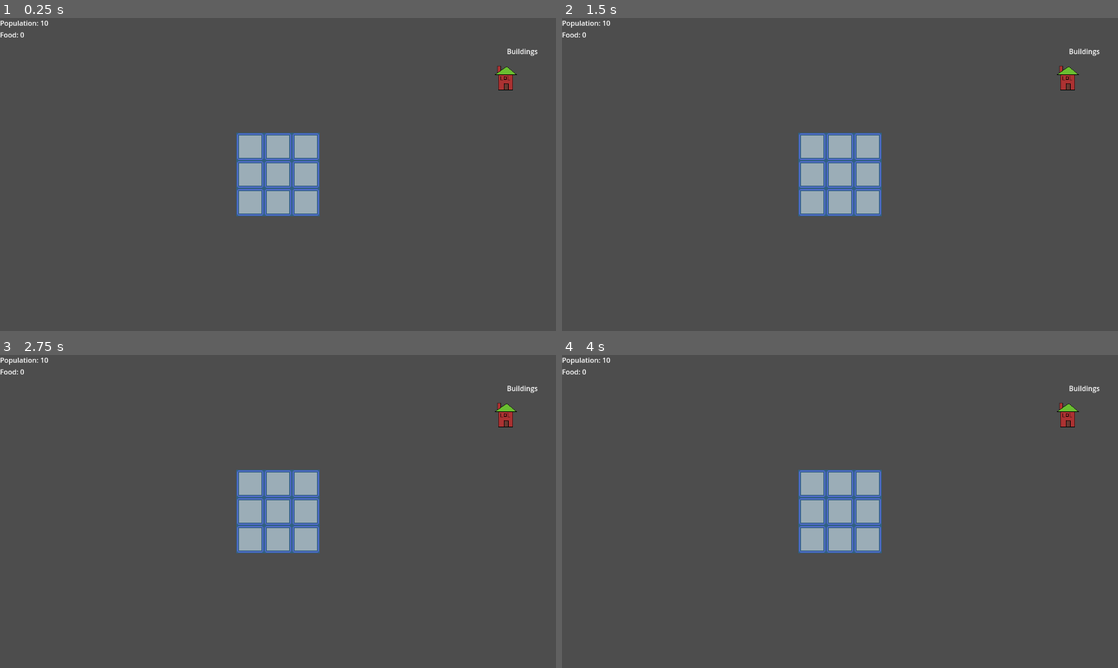
Above: before the commit, frames 1-4 (two rows, left to right).
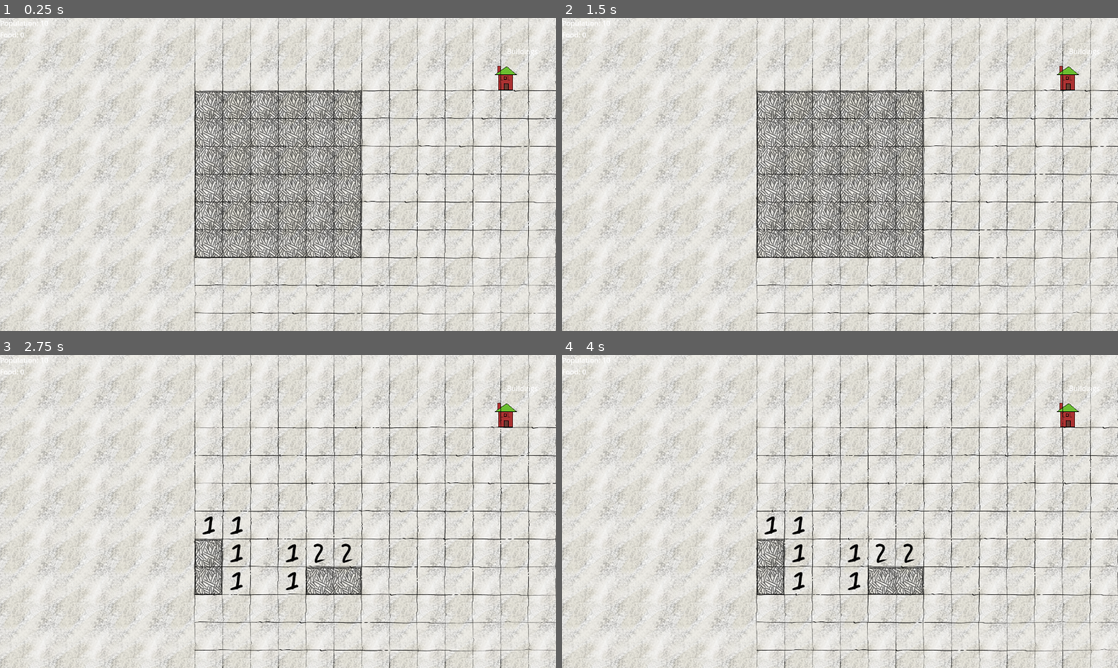
Above: after the commit, the same moments.

Repository: e-lain/MinesweeperDwarves
Game: Godot game, scene res://Main.tscn
Two runs of this game, one before a commit and one after it. Both use one fixed random seed, a clock stepped at 60 frames per second and the inputs below.
Inputs (mouse positions are in pixels of both pictures, inside the frame that each line leads up to):
- Up to frame 1 (0.25 s): no input
- Up to frame 2 (1.5 s): move the mouse to (962, 158) at 0.52 s; press the mouse at (962, 158) at 0.53 s; right-click (962, 158) at 0.8 s; move the mouse to (728, 190) at 1.27 s; release the mouse at (728, 190) at 1.28 s; right-click (728, 190) at 1.35 s
- Up to frame 3 (2.75 s): click (166, 527) at 1.55 s; move the mouse to (333, 442) at 2.02 s; press the mouse at (333, 442) at 2.03 s; right-click (333, 442) at 2.3 s
- Up to frame 4 (4 s): move the mouse to (812, 574) at 2.77 s; release the mouse at (812, 574) at 2.78 s; right-click (812, 574) at 2.85 s; click (812, 574) at 3.05 s; move the mouse to (1006, 558) at 3.52 s; press the mouse at (1006, 558) at 3.53 s; right-click (1006, 558) at 3.8 s

The runs differ from the first frame. In frame 1, 97% of the frame differs, in the area x 0-100%, y 0-100%; in frame 2, 97%; in frame 3, 99%; in frame 4, 99%.

Commit message:
Use new art in minesweeper gameplay

Diff:
--- a/ArtTest/ArtTest.gd
+++ b/ArtTest/ArtTest.gd
@@ -1,7 +1,6 @@
 extends Node2D
 
 @export var grid_line_prefab: PackedScene = preload("res://ArtTest/GridLine.tscn")
-
 @onready var tilemap: TileMap = $WallTileMap
 
 # Called when the node enters the scene tree for the first time.
@@ -22,9 +21,9 @@
 
 		instance.material.set_shader_parameter("speed", randf_range(0.01, 0.03) * (-1.0 if i % 2 == 0 else 1.0))
 
-	update_shhadows()
+	update_shadows()
 
-func update_shhadows():
+func update_shadows():
 	var used_cells = tilemap.get_used_cells(0)
 	var occupied_tiles = {}
 
--- a/ArtTest/ArtTest.tscn
+++ b/ArtTest/ArtTest.tscn
@@ -1,9 +1,14 @@
-[gd_scene load_steps=5 format=3 uid="uid://dblj6uqwhowfa"]
+[gd_scene load_steps=10 format=3 uid="uid://dblj6uqwhowfa"]
 
 [ext_resource type="Script" path="res://ArtTest/ArtTest.gd" id="1_5g2dc"]
 [ext_resource type="Texture2D" uid="uid://dnsxe5dsaswqg" path="res://Assets/walltiles/newrockbg.png" id="2_xfd4w"]
 [ext_resource type="TileSet" uid="uid://dk354anap47kc" path="res://Assets/walltiles/tileset_walltiles.tres" id="3_6xcy0"]
 [ext_resource type="Texture2D" uid="uid://bdvgerrn8866d" path="res://Assets/Mine.png" id="4_fiqkq"]
+[ext_resource type="Texture2D" uid="uid://cq1p5ky2322w8" path="res://Assets/Buildings/StairsDown.png" id="5_6nu85"]
+[ext_resource type="Texture2D" uid="uid://cfn88x8dv058h" path="res://Assets/Buildings/StairsUp.png" id="6_vveef"]
+[ext_resource type="Texture2D" uid="uid://xboh6tjk056u" path="res://Assets/Buildings/mushroom.png" id="7_lfe8o"]
+[ext_resource type="Texture2D" uid="uid://y0u63ty82mt5" path="res://Assets/Buildings/crystal2.png" id="8_e7ycp"]
+[ext_resource type="Texture2D" uid="uid://btajej43cp77b" path="res://Assets/Buildings/Crystal1.png" id="9_tglb2"]
 
 [node name="ArtTest" type="Node2D"]
 script = ExtResource("1_5g2dc")
@@ -41,7 +46,28 @@
 
 [node name="Camera2D" type="Camera2D" parent="."]
 position = Vector2(640, 360)
+zoom = Vector2(0.5, 0.5)
 
 [node name="Mine" type="Sprite2D" parent="."]
 position = Vector2(928, 288)
 texture = ExtResource("4_fiqkq")
+
+[node name="StairsDown" type="Sprite2D" parent="."]
+position = Vector2(736, 352)
+texture = ExtResource("5_6nu85")
+
+[node name="StairsUp" type="Sprite2D" parent="."]
+position = Vector2(800, 352)
+texture = ExtResource("6_vveef")
+
+[node name="Mushroom" type="Sprite2D" parent="."]
+position = Vector2(928, 160)
+texture = ExtResource("7_lfe8o")
+
+[node name="Crystal2" type="Sprite2D" parent="."]
+position = Vector2(736, 160)
+texture = ExtResource("8_e7ycp")
+
+[node name="Crystal1" type="Sprite2D" parent="."]
+position = Vector2(992, 352)
+texture = ExtResource("9_tglb2")
--- /dev/null
+++ b/BoardTile.gd
@@ -0,0 +1,65 @@
+class_name BoardTile
+
+var number_label_prefab: PackedScene = preload("res://Prefabs/NumberLabel.tscn")
+var flag_prefab: PackedScene = preload("res://Prefabs/Flag.tscn")
+var bomb_prefab: PackedScene = preload("res://Prefabs/Bomb.tscn")
+
+const TILE_SIZE = 64
+
+var cell_position: Vector2i
+
+var is_cover: bool = true
+var is_flagged: bool = false
+var is_bomb: bool = false
+
+var label
+var flag
+var bomb
+
+var label_parent
+
+func set_bomb():
+	is_bomb = true
+
+func toggle_flag():
+	if is_cover:
+		if !is_flagged:
+			is_flagged = true
+			create_flag()
+		elif is_flagged:
+			is_flagged = false
+			destroy_flag()
+
+func create_label(adjacent_bomb_count: int):
+	if label != null:
+		label.queue_free()
+		label = null
+
+	if adjacent_bomb_count > 0:
+		label = number_label_prefab.instantiate()
+		label_parent.add_child(label)
+		label.position = get_position()
+		label.set_number(adjacent_bomb_count)
+
+func create_flag():
+	flag = flag_prefab.instantiate()
+	label_parent.add_child(flag)
+	flag.position = get_position()
+
+func destroy_flag():
+	if flag != null:
+		flag.queue_free()
+		flag = null
+
+func create_bomb():
+	bomb = bomb_prefab.instantiate()
+	label_parent.add_child(bomb)
+	bomb.position = get_position()
+
+func get_position():
+	return cell_position * TILE_SIZE + Vector2i(TILE_SIZE / 2, TILE_SIZE / 2)
+
+func destroy_bomb():
+	if bomb != null:
+		bomb.queue_free()
+		bomb = null
--- a/Main.gd
+++ b/Main.gd
@@ -13,7 +13,7 @@
 	# place board in center with correct offset accounting for tile size and board size
 	b = Board.instantiate()
 	var center = get_viewport_rect().size/2
-	var offset = Vector2(center.x-(b.row * b.TILE_SIZE/2), center.y-(b.col * b.TILE_SIZE/2))
+	var offset = Vector2(center.x-(b.rows * b.TILE_SIZE/2), center.y-(b.columns * b.TILE_SIZE/2))
 	b.position = offset
 	add_child(b)
 
--- a/Main.tscn
+++ b/Main.tscn
@@ -1,12 +1,45 @@
 [gd_scene load_steps=4 format=3 uid="uid://iqvlmmwy7d46"]
 
-[ext_resource type="Script" path="res://main.gd" id="1_rna6o"]
 [ext_resource type="Texture2D" uid="uid://3cwxcuf8gjes" path="res://Assets/PlaceholderBuilding.png" id="2_dmo3i"]
+
+[sub_resource type="GDScript" id="GDScript_gj3iy"]
+script/source = "extends Node2D
+
+var Board = preload(\"res://board.tscn\")
+
+var population = 0
+var food = 0
+var b
+
+signal queue_building(building_name)
+
+# Called when the node enters the scene tree for the first time.
+func _ready():
+	# place board in center with correct offset accounting for tile size and board size
+	b = Board.instantiate()
+	var center = get_viewport_rect().size/2
+	var offset = Vector2(center.x-(b.rows * b.TILE_SIZE/2), center.y-(b.columns * b.TILE_SIZE/2))
+	b.position = offset
+	add_child(b)
+
+# Called every frame. 'delta' is the elapsed time since the previous frame.
+func _process(delta):
+	get_node(\"UI/Resources/Population\").text = \"Population: %d\" % [population]
+	get_node(\"UI/Resources/Food\").text = \"Food: %d\" % [food]
+
+
+func _on_test_building_clicked(event):
+	if event is InputEventMouseButton:
+		if event.is_action_pressed(\"left_click\"):
+			# Signal the board to start building placement for test building
+			queue_building.emit(\"test\")
+
+"
 
 [sub_resource type="Theme" id="Theme_toiel"]
 
 [node name="main" type="Node2D"]
-script = ExtResource("1_rna6o")
+script = SubResource("GDScript_gj3iy")
 
 [node name="UI" type="Control" parent="."]
 layout_mode = 3
--- /dev/null
+++ b/Prefabs/Bomb.tscn
@@ -0,0 +1,6 @@
+[gd_scene load_steps=2 format=3 uid="uid://c2ksbtfr3qqrh"]
+
+[ext_resource type="Texture2D" uid="uid://bdvgerrn8866d" path="res://Assets/Mine.png" id="1_26ngi"]
+
+[node name="Bomb" type="Sprite2D"]
+texture = ExtResource("1_26ngi")
--- /dev/null
+++ b/Prefabs/Flag.tscn
@@ -0,0 +1,6 @@
+[gd_scene load_steps=2 format=3 uid="uid://bl7732e8c1kwi"]
+
+[ext_resource type="Texture2D" uid="uid://bl2ixi00xkp8y" path="res://Assets/exclamation.png" id="1_2j8hy"]
+
+[node name="Flag" type="Sprite2D"]
+texture = ExtResource("1_2j8hy")
--- /dev/null
+++ b/Prefabs/NumberLabel.gd
@@ -0,0 +1,6 @@
+extends Sprite2D
+
+@export var textures: Array[Texture] = []
+
+func set_number(number: int):
+	texture = textures[number - 1]
--- /dev/null
+++ b/Prefabs/NumberLabel.tscn
@@ -0,0 +1,15 @@
+[gd_scene load_steps=10 format=3 uid="uid://coqsm8q44ak3k"]
+
+[ext_resource type="Script" path="res://Prefabs/NumberLabel.gd" id="1_2ne7a"]
+[ext_resource type="Texture2D" uid="uid://juufrh88emjs" path="res://Assets/numbers/one.png" id="2_uoo2o"]
+[ext_resource type="Texture2D" uid="uid://df1r0h0u6a4or" path="res://Assets/numbers/two.png" id="3_2176e"]
+[ext_resource type="Texture2D" uid="uid://dh37s6s1r7sky" path="res://Assets/numbers/three.png" id="4_b68nq"]
+[ext_resource type="Texture2D" uid="uid://c43kw0ydn6m6f" path="res://Assets/numbers/four.png" id="5_l3o22"]
+[ext_resource type="Texture2D" uid="uid://b7wvaq5eaabol" path="res://Assets/numbers/five.png" id="6_w5rpe"]
+[ext_resource type="Texture2D" uid="uid://bp5y4f4tbwbg0" path="res://Assets/numbers/six.png" id="7_srrw8"]
+[ext_resource type="Texture2D" uid="uid://vfhdhdp8wsjo" path="res://Assets/numbers/seven.png" id="8_y37cf"]
+[ext_resource type="Texture2D" uid="uid://d266iy48283pi" path="res://Assets/numbers/eight.png" id="9_0v4mu"]
+
+[node name="NumberLabel" type="Sprite2D"]
+script = ExtResource("1_2ne7a")
+textures = Array[Texture]([ExtResource("2_uoo2o"), ExtResource("3_2176e"), ExtResource("4_b68nq"), ExtResource("5_l3o22"), ExtResource("6_w5rpe"), ExtResource("7_srrw8"), ExtResource("8_y37cf"), ExtResource("9_0v4mu")])
--- /dev/null
+++ b/Prefabs/tile_map.gd
@@ -0,0 +1,17 @@
+extends TileMap
+
+signal uncovered(cell_pos: Vector2i)
+signal flag_toggled(cell_pos: Vector2i)
+
+func _input(event):
+	if event is InputEventMouseButton:
+		if !get_parent().build_mode:
+			event = make_input_local(event)
+			var mouse_pos = event.position
+			var cell_pos = local_to_map(mouse_pos)
+			if get_cell_tile_data(0, cell_pos) == null:
+				return
+			if event.is_action_pressed("left_click"):
+				uncovered.emit(cell_pos)
+			if event.is_action_pressed("right_click"):
+				flag_toggled.emit(cell_pos)
--- /dev/null
+++ b/Prefabs/tile_map.tscn
@@ -0,0 +1,9 @@
+[gd_scene load_steps=3 format=3 uid="uid://c7renurwmj3uy"]
+
+[ext_resource type="TileSet" uid="uid://dk354anap47kc" path="res://Assets/walltiles/tileset_walltiles.tres" id="1_pln8h"]
+[ext_resource type="Script" path="res://Prefabs/tile_map.gd" id="2_0frvj"]
+
+[node name="TileMap" type="TileMap"]
+tile_set = ExtResource("1_pln8h")
+format = 2
+script = ExtResource("2_0frvj")
--- a/board.gd
+++ b/board.gd
@@ -1,6 +1,8 @@
 extends Node2D
 
-var Tile = preload("res://Tile.tscn")
+@export var grid_line_prefab: PackedScene = preload("res://ArtTest/GridLine.tscn")
+@onready var tilemap: TileMap = $TileMap
+
 var TestBuilding = preload("res://testBuilding.tscn")
 
 const TILE_SIZE = 64
@@ -8,33 +10,64 @@
 var build_mode: bool = false
 var placing: bool = false
 
-var row = 3
-var col = 3
-var bomb_count = 1
+var rows = 6
+var columns = 6
+var bomb_count = 3
 var bombs_found = 0
 var tiles_uncovered = 0
-var total_tiles = row*col
-var tiles
+var total_tiles = rows*columns
+var tiles = []
 
 var population = 10
 var food = 0
+
 
 # Called when the node enters the scene tree for the first time.
 func _ready():
 	get_parent().queue_building.connect(_on_building_queue)
 	randomize()
-	for r in row:
-		for c in col:
-			var t = Tile.instantiate()
-			t.position = Vector2(r, c) * TILE_SIZE
-			add_child(t)
-	tiles = get_children()
+
+	tilemap.uncovered.connect(_on_tile_uncovered)
+	tilemap.flag_toggled.connect(_on_flag_toggled)
+
+	var fill_cells = []
+
+	for c in columns:
+		tiles.append([])
+		for r in rows:
+			var t = BoardTile.new()
+			t.label_parent = self
+			var cell_pos = Vector2i(c, r)
+			t.cell_position = cell_pos
+			tiles[c].append(t)
+			fill_cells.append(cell_pos)
+
+	tilemap.set_cells_terrain_connect(0, fill_cells, 0, 0)
 	set_bombs()
+	create_grid_lines()
+
+func create_grid_lines():
+	for i in 30:
+		var instance
+		if i < 12:
+			instance = grid_line_prefab.instantiate()
+			add_child(instance)
+			instance.position.y = 64 * i
+			instance.material.set_shader_parameter("speed", randf_range(0.01, 0.03) * (-1.0 if i % 2 == 0 else 1.0))
+
+		instance = grid_line_prefab.instantiate()
+		add_child(instance)
+		instance.global_rotation_degrees = 90
+		instance.position.x = 64 * i
+		instance.position.y = 360
+
+		instance.material.set_shader_parameter("speed", randf_range(0.01, 0.03) * (-1.0 if i % 2 == 0 else 1.0))
 
 func set_bombs():
 	var n = 0
 	while n < bomb_count:
-		var tile = tiles[randi() % len(tiles)]
+		var bomb_index = randi() % (rows * columns)
+		var tile = tiles[bomb_index / rows][bomb_index % rows]
 		if tile.is_bomb == false:
 			tile.set_bomb()
 			n += 1
@@ -56,3 +89,105 @@
 			print("SIGNAL RECEIVED TO BUILD TEST BUILDING")
 			building = TestBuilding.instantiate()
 		add_child(building)
+
+func _on_tile_uncovered(cell_pos: Vector2i):
+	var tile = tiles[cell_pos.x][cell_pos.y]
+	if tile.is_flagged:
+		return
+
+	if tile.is_bomb:
+		build_mode = true
+		bombs_found = 0
+		tiles_uncovered = 0
+		population -= 5
+		print("TODO: THE PLAYER HAS LOST, BUILD MODE ENGAGED")
+
+	uncover_tile(tile)
+
+	#update_shadows()
+
+func uncover_tile(tile: BoardTile):
+	tile.is_cover = false
+	tiles_uncovered += 1
+	tilemap.set_cells_terrain_connect(0, [tile.cell_position], 0, -1)
+
+	if tile.is_bomb:
+		tile.create_bomb()
+		return
+
+	var adjacent_tiles = get_adjacent_tiles(tile)
+
+	var adjacent_bombs = 0
+	for adjacent_tile in adjacent_tiles:
+		if adjacent_tile.is_bomb:
+			adjacent_bombs += 1
+
+	if adjacent_bombs > 0:
+		tile.create_label(adjacent_bombs)
+	else:
+		for adjacent_tile in adjacent_tiles:
+			if adjacent_tile.is_cover && !tile.is_bomb:
+				uncover_tile(adjacent_tile)
+
+
+func get_adjacent_tiles(tile: BoardTile) -> Array[BoardTile]:
+	var surroundings: Array[BoardTile] = []
+	var offsets = [
+		(Vector2i.UP + Vector2i.LEFT),
+		(Vector2i.UP),
+		(Vector2i.UP + Vector2i.RIGHT),
+		(Vector2i.LEFT),
+		(Vector2i.RIGHT),
+		(Vector2i.DOWN + Vector2i.LEFT),
+		(Vector2i.DOWN),
+		(Vector2i.DOWN + Vector2i.RIGHT),
+	]
+
+	for offset in offsets:
+		var adjacent = tile.cell_position + offset
+		if adjacent.x >= 0 && adjacent.x < columns && adjacent.y >= 0 && adjacent.y < rows:
+			surroundings.append(tiles[adjacent.x][adjacent.y])
+	return surroundings
+
+
+func _on_flag_toggled(cell_pos: Vector2i):
+	var tile = tiles[cell_pos.x][cell_pos.y]
+	if !tile.is_cover:
+		return
+	if !tile.is_flagged && tile.is_bomb:
+		bombs_found += 1
+	elif tile.is_flagged && tile.is_bomb:
+		bombs_found -= 1
+
+	tile.toggle_flag()
+
+
+func update_shadows():
+	var used_cells = tilemap.get_used_cells(0)
+	var occupied_tiles = {}
+
+	var min_x = 9999999
+	var max_x = -999999
+	var min_y = 999999
+	var max_y = -999999
+	for pos in used_cells:
+		if pos.x < min_x:
+			min_x = int(pos.x)
+		elif pos.x > max_x:
+			max_x = int(pos.x)
+		if pos.y < min_y:
+			min_y = int(pos.y)
+		elif pos.y > max_y:
+			max_y = int(pos.y)
+
+		occupied_tiles[pos] = null
+
+	var unused_cells = []
+	for x in range(min_x, max_x):
+		for y in range(min_y, max_y):
+			var cell = Vector2i(x,y)
+			if !occupied_tiles.has(cell):
+				unused_cells.append(cell)
+
+	tilemap.clear_layer(1)
+	tilemap.set_cells_terrain_connect(1, unused_cells, 0, 1)
--- a/board.tscn
+++ b/board.tscn
@@ -1,6 +1,29 @@
-[gd_scene load_steps=2 format=3 uid="uid://c76cunaes07kk"]
+[gd_scene load_steps=4 format=3 uid="uid://dxfe1xlh5vlic"]
 
 [ext_resource type="Script" path="res://board.gd" id="1_ux0p3"]
+[ext_resource type="Texture2D" uid="uid://dnsxe5dsaswqg" path="res://Assets/walltiles/newrockbg.png" id="2_6praf"]
+[ext_resource type="PackedScene" uid="uid://c7renurwmj3uy" path="res://Prefabs/tile_map.tscn" id="2_ti0xx"]
 
 [node name="board" type="Node2D"]
 script = ExtResource("1_ux0p3")
+
+[node name="TextureRect" type="TextureRect" parent="."]
+z_index = -1
+texture_repeat = 2
+offset_left = -864.0
+offset_top = -608.0
+offset_right = 870.0
+offset_bottom = 699.0
+texture = ExtResource("2_6praf")
+expand_mode = 1
+stretch_mode = 1
+
+[node name="TileMap" parent="." instance=ExtResource("2_ti0xx")]
+layer_0/name = "Walls"
+layer_1/name = "Shadows"
+layer_1/enabled = true
+layer_1/modulate = Color(1, 1, 1, 1)
+layer_1/y_sort_enabled = false
+layer_1/y_sort_origin = 0
+layer_1/z_index = 0
+layer_1/tile_data = PackedInt32Array()
--- a/tile.gd
+++ /dev/null
@@ -1,74 +0,0 @@
-extends Node2D
-
-const TILE_SIZE = 64
-
-var is_cover: bool = true
-var is_flagged: bool = false
-var is_bomb: bool = false
-
-func set_bomb():
-	is_bomb = true
-	$Bomb.show()
-	$Label.hide()
-
-func uncover():
-	if !is_flagged:
-		is_cover = false
-		$Area2D/CollisionShape2D.disabled = true
-		$Cover.hide()
-		get_parent().tiles_uncovered += 1
-		if is_bomb:
-			get_parent().build_mode = true
-			get_parent().bombs_found = 0
-			get_parent().tiles_uncovered = 0
-			get_parent().population -= 5
-			print("TODO: THE PLAYER HAS LOST, BUILD MODE ENGAGED")
-	var count_surroundings = 0
-	for tile in get_surroundings():
-		if tile.is_bomb:
-			count_surroundings += 1
-	if count_surroundings > 0:
-		$Label.text = str(count_surroundings)
-	else:
-		for tile in get_surroundings():
-			if tile.is_cover && !is_bomb:
-				tile.uncover()
-
-func get_surroundings():
-	var surroundings = []
-	var offsets = [
-		(Vector2.UP + Vector2.LEFT) * TILE_SIZE,
-		(Vector2.UP) * TILE_SIZE,
-		(Vector2.UP + Vector2.RIGHT) * TILE_SIZE,
-		(Vector2.LEFT) * TILE_SIZE,
-		(Vector2.RIGHT) * TILE_SIZE,
-		(Vector2.DOWN + Vector2.LEFT) * TILE_SIZE,
-		(Vector2.DOWN) * TILE_SIZE,
-		(Vector2.DOWN + Vector2.RIGHT) * TILE_SIZE,
-	]
-	for offset in offsets:
-		for tile in get_parent().tiles:
-			if tile.position == position + offset:
-				surroundings.append(tile)
-	return surroundings
-
-func toggle_flag():
-	if is_cover:
-		if !is_flagged:
-			is_flagged = true
-			$Flag.show()
-			if is_bomb:
-				get_parent().bombs_found += 1
-		elif is_flagged:
-			is_flagged = false
-			$Flag.hide()
-			if is_bomb:
-				get_parent().bombs_found -= 1
-
-func _on_control_gui_input(event):
-	if event is InputEventMouseButton:
-		if !get_parent().build_mode:
-			if event.is_action_pressed("left_click"):
-				uncover()
-			if event.is_action_pressed("right_click"):
-				toggle_flag()
--- a/tile.tscn
+++ b/tile.tscn
@@ -1,6 +1,6 @@
 [gd_scene load_steps=7 format=3 uid="uid://dngpegm30apw2"]
 
-[ext_resource type="Script" path="res://tile.gd" id="1_pmyao"]
+[ext_resource type="Script" path="res://BoardTile.gd" id="1_pmyao"]
 [ext_resource type="Texture2D" uid="uid://uwmkyp2x0wvv" path="res://Assets/PlaceholderTileBack.png" id="1_prraa"]
 [ext_resource type="Texture2D" uid="uid://bgox7du0lfu4w" path="res://Assets/PlaceholderTileBomb.png" id="2_kcgpn"]
 [ext_resource type="Texture2D" uid="uid://c0ufgfr33kmla" path="res://Assets/PlaceholderTileCover.png" id="3_kgern"]
Binary file added: Assets/Buildings/Crystal1.png
Not shown, added: Assets/Buildings/Crystal1.png.import
Binary file added: Assets/Buildings/StairsDown.png
Not shown, added: Assets/Buildings/StairsDown.png.import
Binary file added: Assets/Buildings/StairsUp.png
Not shown, added: Assets/Buildings/StairsUp.png.import
Binary file added: Assets/Buildings/crystal2.png
Not shown, added: Assets/Buildings/crystal2.png.import
Binary file added: Assets/Buildings/mushroom.png
Not shown, added: Assets/Buildings/mushroom.png.import
Not shown: 1 places in testBuilding.tscn that only renumber resources
